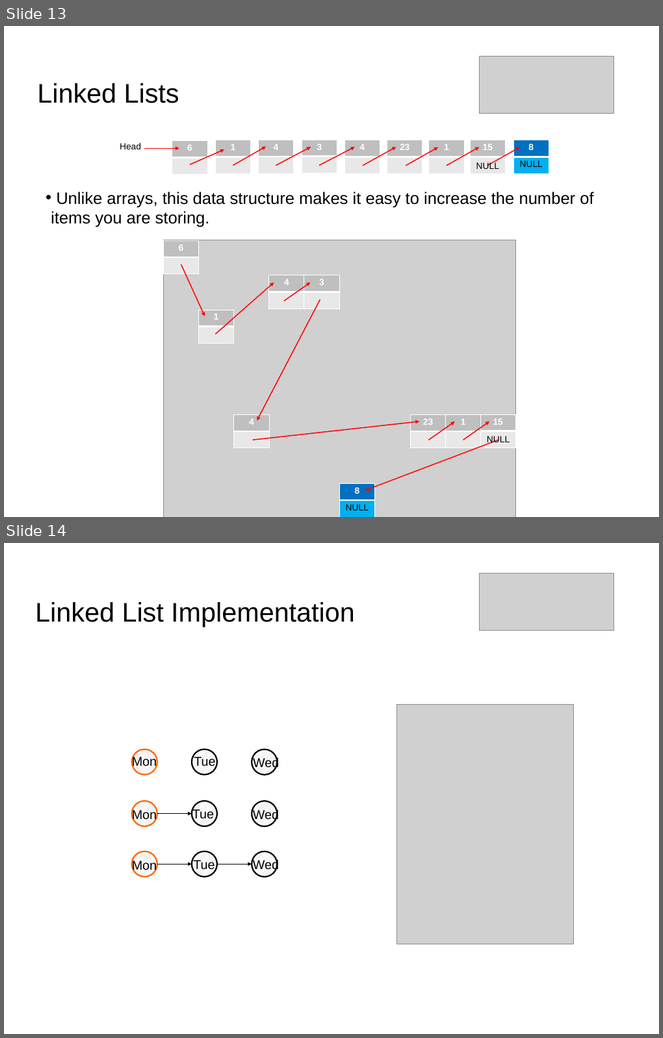
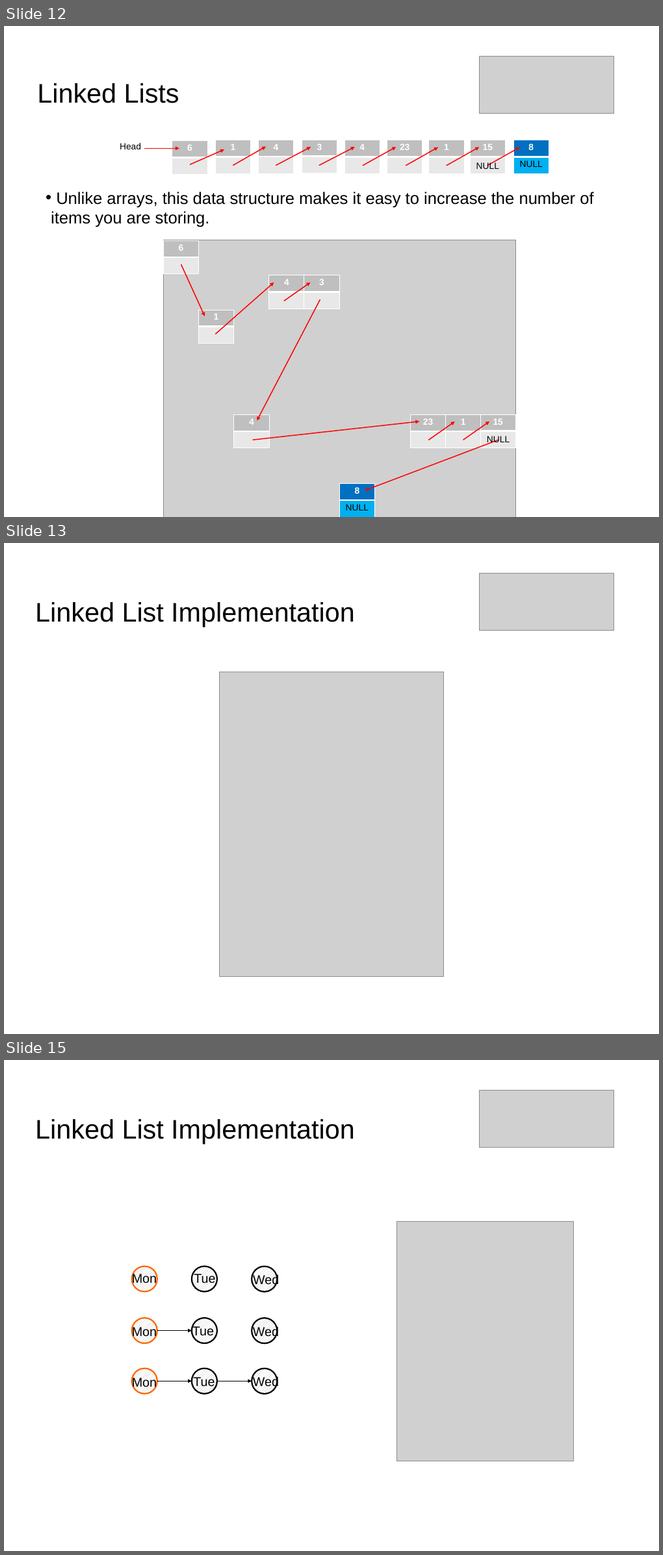
Before and after one commit to UCLA-LACC-21/M2_Algorithms, a slide deck: Algorithms_Module2_LACC21_part1.pptx. Shown one above the other, each under a label of ours: slides 13 and 14 before the commit, slides 12, 13 and 15 after it; the slides between them are not shown. The pictures are 663x1038 and 663x1555 pixels, drawn with LibreOffice and Linux fonts; fonts in the diff are those of the drawing; grey boxes stand for pictures. Boxes give left, top, right and bottom in pixels: in the first picture for what was removed or moved away, otherwise in the second. Text is boxed around its words. In the diff, an @@ line names an element or a change of style, - is before the commit and + after.

```diff
--- a/Algorithms_Module2_LACC21_part1.pptx
+++ b/Algorithms_Module2_LACC21_part1.pptx
@@ slide 13 added at <box>4,543,659,1034</box>, background #FFFFFF @@
@@ picture added at <box>480,573,614,630</box> @@
@@ title added at <box>35,602,355,627</box>, 42 pt, text #000000 @@
+Linked List Implementation
@@ picture added at <box>219,672,444,977</box> @@
@@ what was slide 13 is now slide 12 @@
@@ what was slide 14 is now slide 15 @@
```
Also in this commit, not shown: 7 slides changed, 5 other slides added, 1 slide removed, 1 other file.
